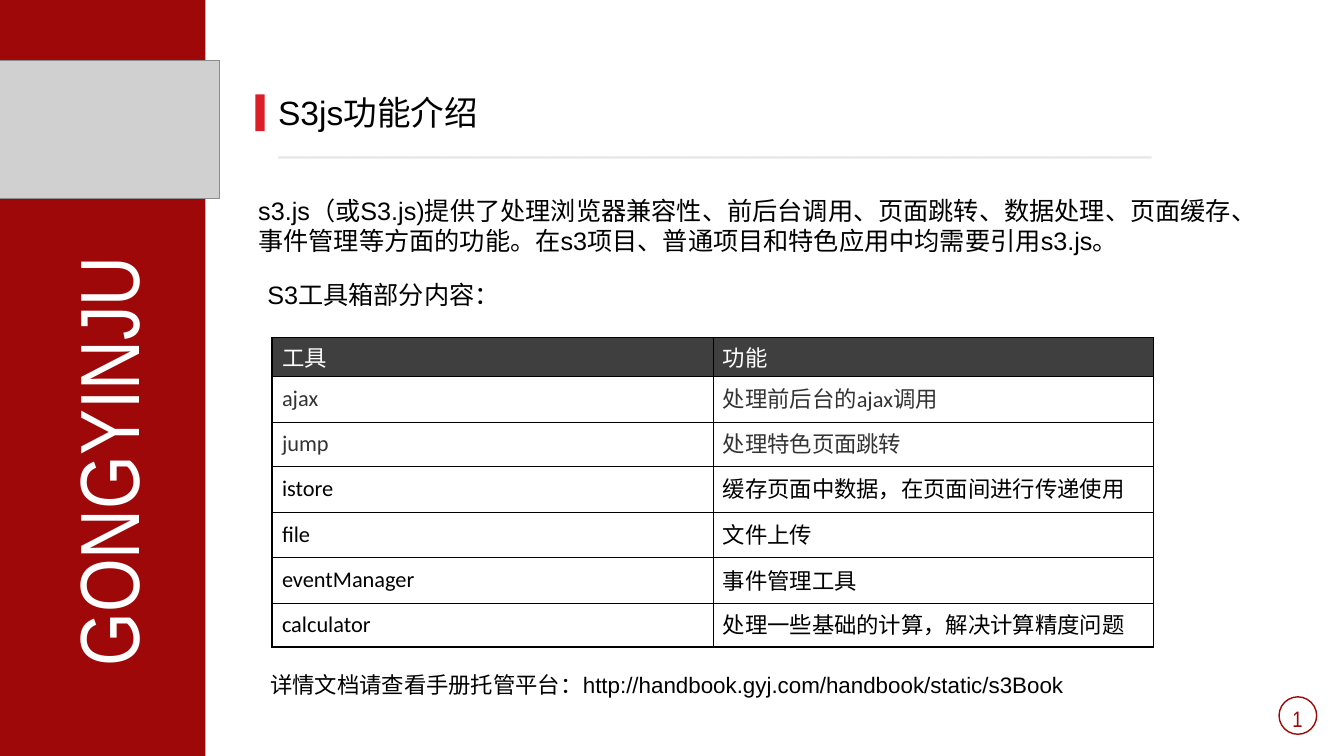
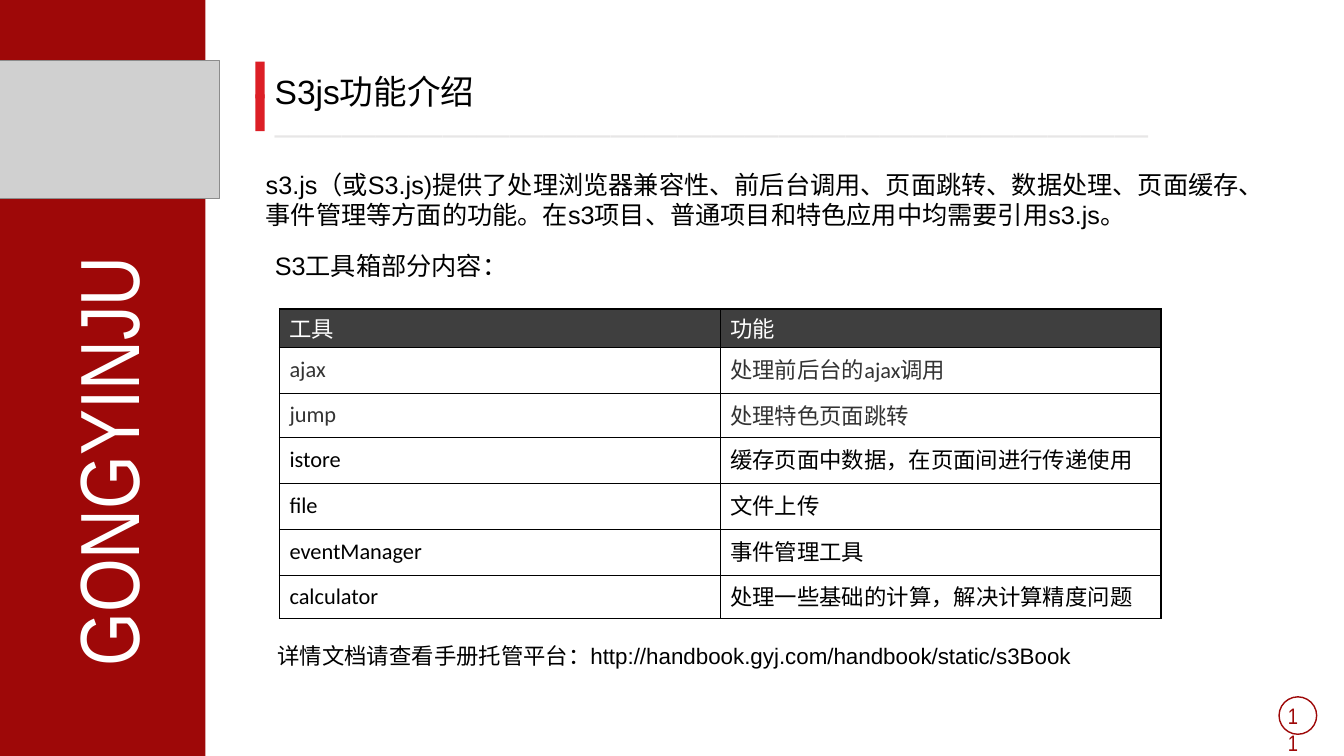
Before and after one commit to fanpeiyao/printTpl, a slide deck: slide 16 of 前端培训.ppt (slide 11 before the commit). Drawn at 1344x756 pixels with LibreOffice and Linux fonts; fonts in the diff are those of the drawing; grey boxes stand for pictures. Boxes give left, top, right and bottom in pixels: in the first picture for what was removed or moved away, otherwise in the second. Text is boxed around its words. In the diff, an @@ line names an element or a change of style, - is before the commit and + after.

```diff
--- a/前端培训.ppt
+++ b/前端培训.ppt
@@ rectangle added at box(255, 61, 264, 98), fill #DC1F26 @@
@@ text "S3js功能介绍": place and size @@
-text "S3js功能介绍" at box(278, 98, 478, 132)
+text "S3js功能介绍" at box(275, 77, 475, 111)
@@ text "s3.js（或S3.js)提供了处理浏览器兼容性、前后台调用、页面跳转、数据处理、页面缓存、": place and size @@
-text "s3.js（或S3.js)提供了处理浏览器兼容性、前后台调用、页面跳转、数据处理、页面缓存、" at box(258, 200, 1256, 256)
+text "s3.js（或S3.js)提供了处理浏览器兼容性、前后台调用、页面跳转、数据处理、页面缓存、" at box(266, 173, 1264, 230)
@@ text "S3工具箱部分内容：": place and size @@
-text "S3工具箱部分内容：" at box(267, 284, 499, 306)
+text "S3工具箱部分内容：" at box(275, 255, 507, 277)
@@ 2 texts, 1 table: place and size @@
-2 texts, 1 table at box(270, 338, 1153, 698)
+2 texts, 1 table at box(278, 309, 1160, 669)
@@ text added at box(1278, 696, 1316, 756), 16 pt, text #9E0808 @@
+11
@@ text removed at box(1292, 711, 1302, 727) @@
-1
```
Also in this commit, not shown: 9 other slides changed, 5 slides added.
